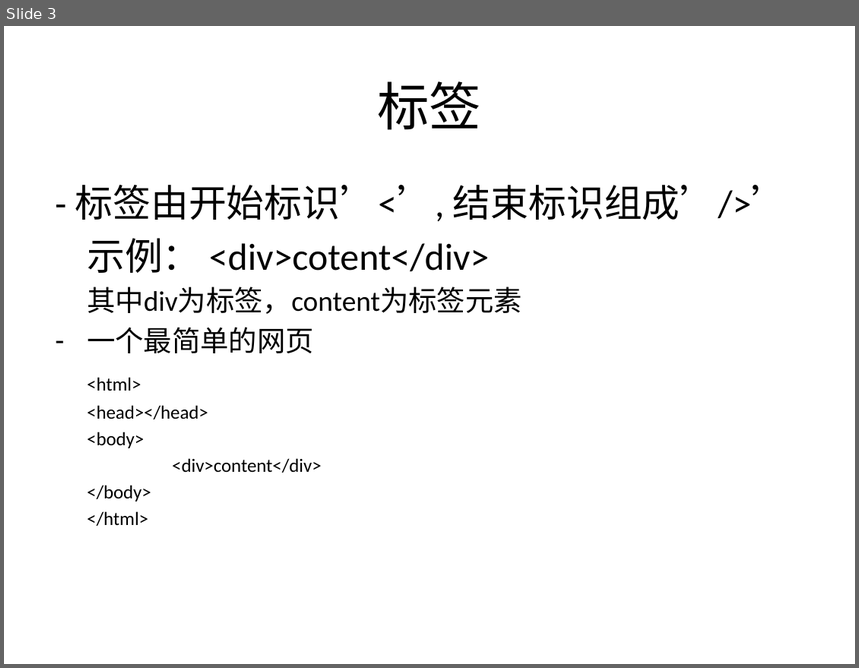
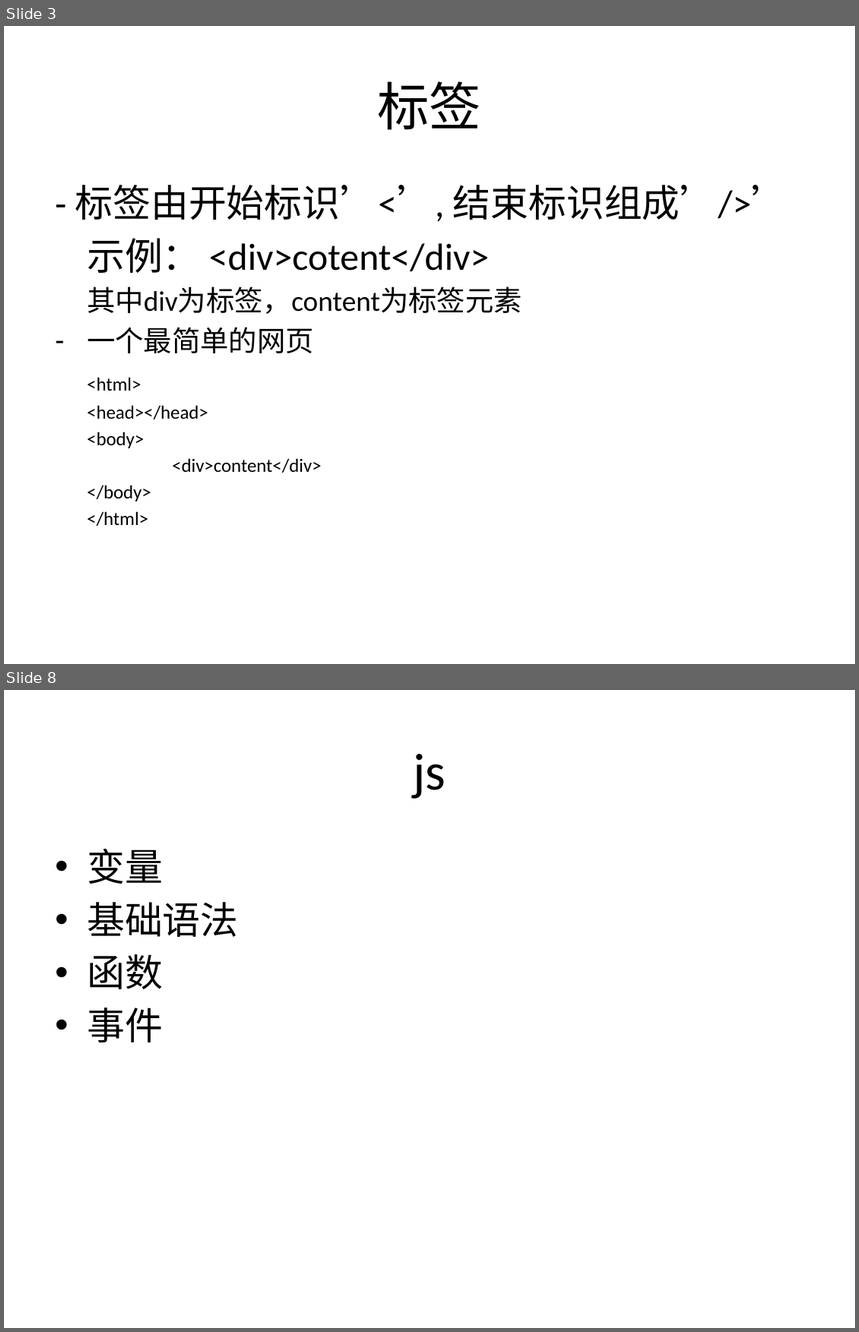
Before and after one commit to zhan3333/html-css-js-example, a slide deck: ppt/html-css-js.pptx. Shown one above the other, each under a label of ours: slide 3 before the commit, slides 3 and 8 after it; the slides between them are not shown. The pictures are 859x668 and 859x1332 pixels, drawn with LibreOffice and Linux fonts; fonts in the diff are those of the drawing. Boxes give left, top, right and bottom in pixels: in the first picture for what was removed or moved away, otherwise in the second. Text is boxed around its words. In the diff, an @@ line names an element or a change of style, - is before the commit and + after.

```diff
--- a/ppt/html-css-js.pptx
+++ b/ppt/html-css-js.pptx
@@ slide 8 added at [4, 690, 855, 1328], background #FFFFFF @@
@@ title added at [413, 754, 446, 799], 44 pt, text #000000 @@
+js
@@ text added at [87, 849, 238, 1043], 32 pt, text #000000 @@
+• 变量
+• 基础语法
+• 函数
+• 事件
```
Also in this commit, not shown: 4 other slides added, 7 other files.
